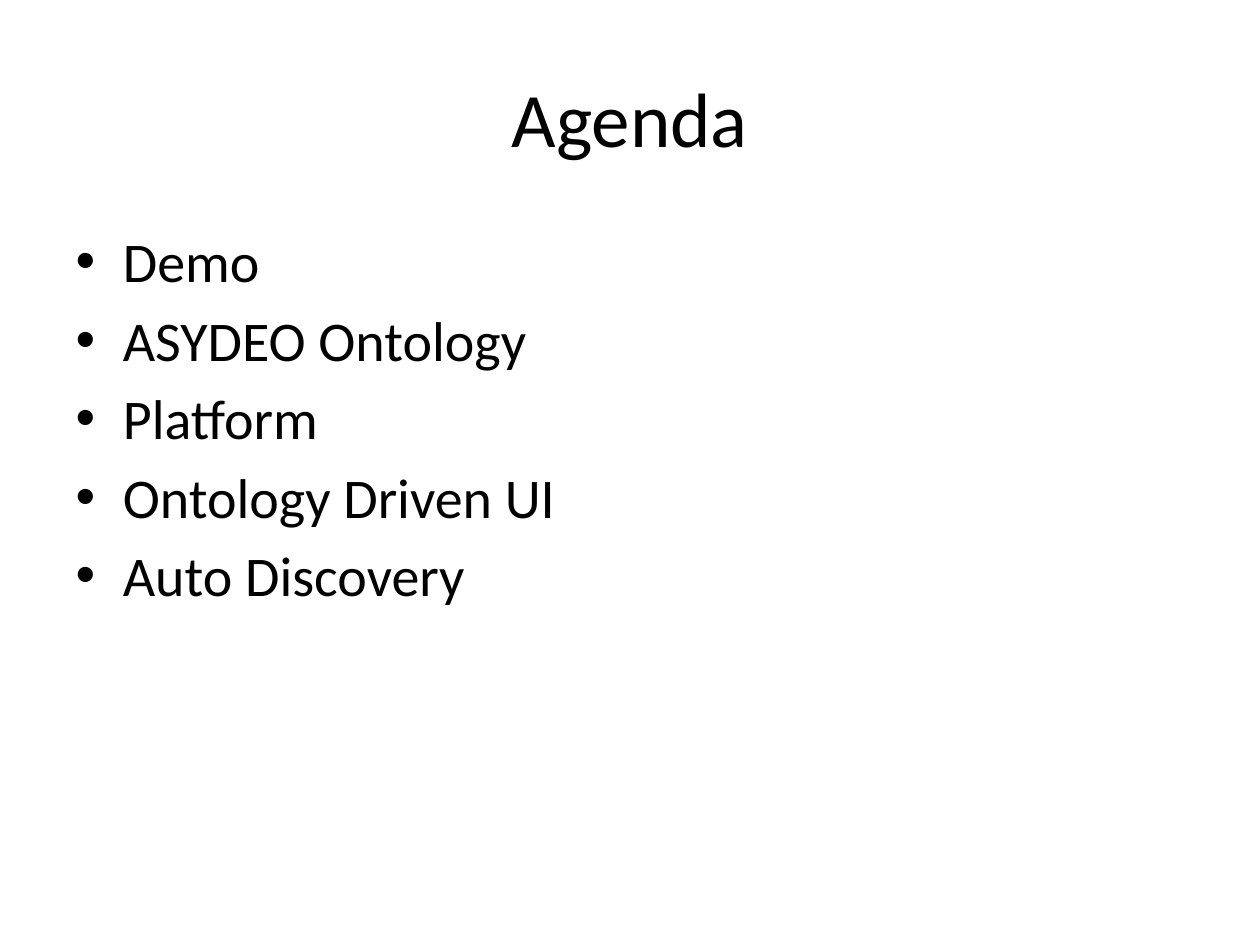
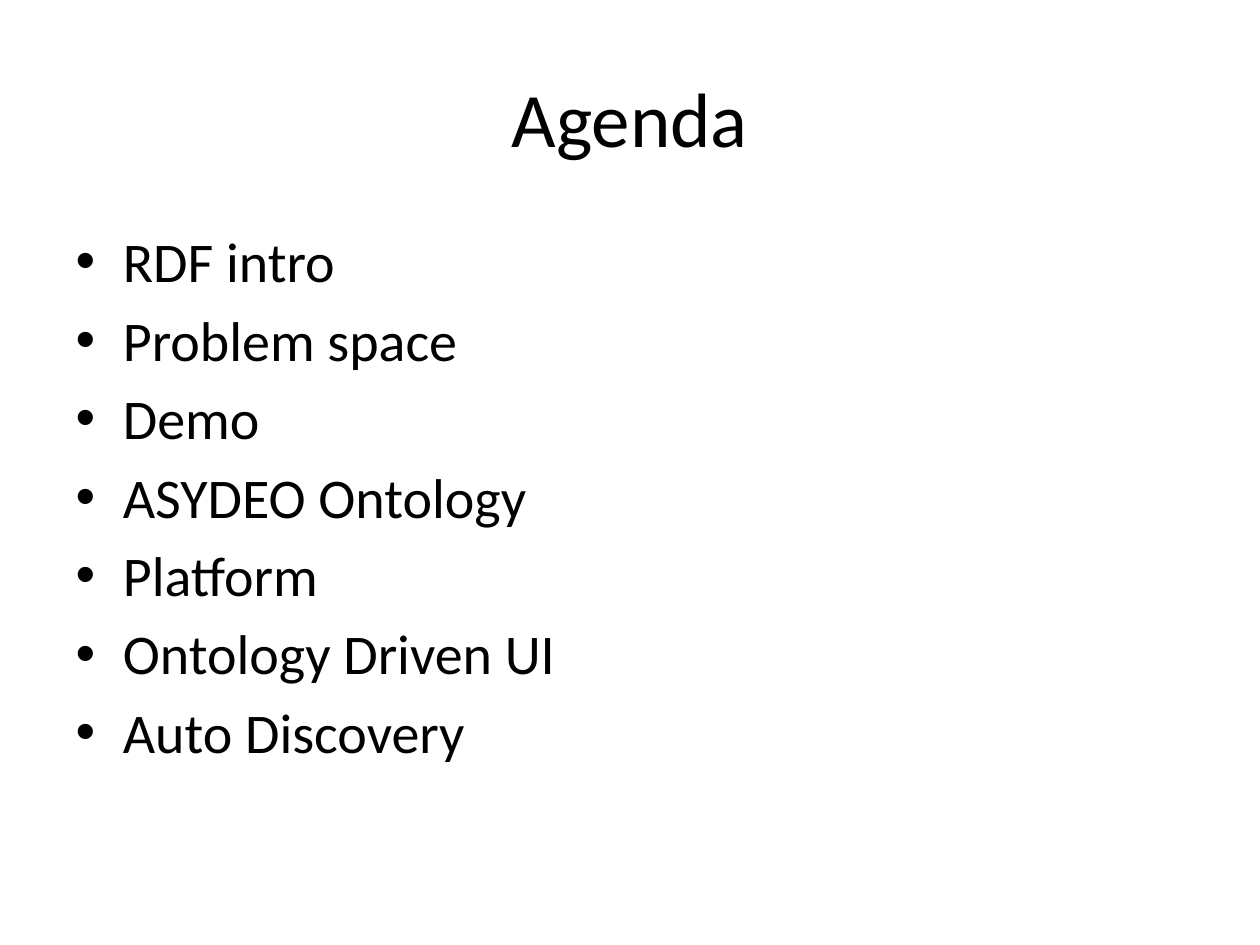
Before and after one commit to GUEDDES/asydeo, a slide deck: slide 2 of docs/asydeo.pptx. Drawn at 1260x945 pixels with LibreOffice and Linux fonts; fonts in the diff are those of the drawing. Boxes give left, top, right and bottom in pixels: in the first picture for what was removed or moved away, otherwise in the second. Text is boxed around its words. In the diff, an @@ line names an element or a change of style, - is before the commit and + after.

```diff
--- a/docs/asydeo.pptx
+++ b/docs/asydeo.pptx
@@ text at (x1=123, y1=243, x2=457, y2=370): paragraphs added @@
+• RDF intro
+• Problem space
```
Also in this commit, not shown: 6 other slides changed, 20 slides added, 2 slides removed.
